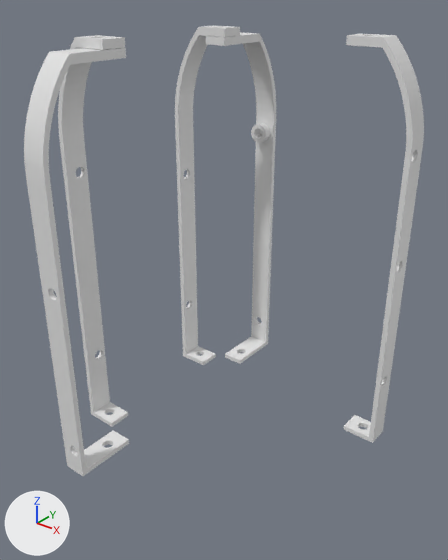
What one commit did to the Blender file sona.blend.
One viewpoint serves both versions: a 50 mm camera at (11.21, -14.62, -4.13) aimed at (-0.1, -0.49, -12.89). Every picture has the same lights, and +X, +Y and +Z are marked at lower left.

Script lines for the objects in view, before the commit:
```python
me_cube_044 = bpy.data.meshes.new('Cube.044')
me_cube_044.from_pydata(...)  # 326 vertices, 202 faces; spans x -3.01..-2.2, y -5.31..-2.17, z -18.9..-5.83
me_cube_048 = bpy.data.meshes.new('Cube.048')
me_cube_048.from_pydata(...)  # 328 vertices, 206 faces; spans x -4.51..-2.2, y -2.99..-2.18, z -18.9..-5.56
me_cube_050 = bpy.data.meshes.new('Cube.050')
me_cube_050.from_pydata(...)  # 326 vertices, 202 faces; spans x -3.01..-2.2, y 2.17..5.31, z -18.9..-5.83
ob_body_stud_front_004 = bpy.data.objects.new('Body stud front.004', me_cube_048)
ob_body_stud_front_004.location = (0.0, 0.0, 0.0)
ob_body_stud_lateral_001 = bpy.data.objects.new('Body stud lateral.001', me_cube_044)
ob_body_stud_lateral_001.location = (0.0, 0.0, 0.0)
ob_body_stud_lateral_002 = bpy.data.objects.new('Body stud lateral.002', me_cube_050)
ob_body_stud_lateral_002.location = (0.0, 0.0, 0.0)
# also in view: 'Body stud front.003' at (3.36, 2.58, -12.23); 'Body stud front.001' at (-3.36, 2.58, -12.23)
```
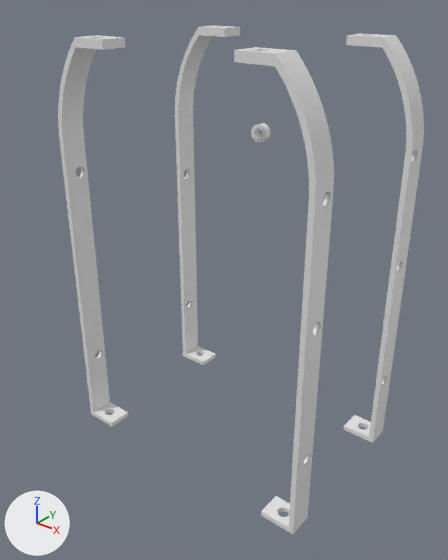
Patch to the scene script:
```diff
--- a/sona.blend.py
+++ b/sona.blend.py
@@ me_cube_043 @@
+me_cube_043.from_pydata(...)  # 398 vertices, 238 faces; spans x 2.2..4.51, y -2.99..-2.18, z -18.9..-5.56
@@ ob_body_stud_lateral_001 @@
 ob_body_stud_lateral_001.location = (0.0, 0.0, 0.0)
+ob_body_stud_lateral_001.hide_set(True)
@@ ob_body_stud_lateral_002 @@
 ob_body_stud_lateral_002.location = (0.0, 0.0, 0.0)
+ob_body_stud_lateral_002.hide_set(True)
@@ ob_body_stud_front_right @@
+ob_body_stud_front_right = bpy.data.objects.new('Body stud front right', me_cube_043)
+ob_body_stud_front_right.location = (0.0, 0.0, 0.0)
```

Pixel boxes (x1, y1, x2, y2) of what changed, in the pictures (448 x 560 px):
'Body stud front right', added
    after: (234, 47, 334, 534)
'Body stud lateral.001', hidden
    before: (24, 48, 129, 476)
'Body stud lateral.002', hidden
    before: (206, 32, 276, 364)
